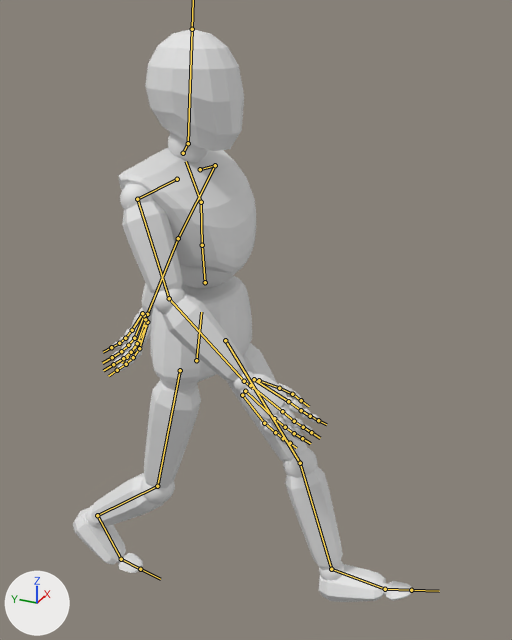
A saved change to the FBX model Assets/Virtual Agents Framework/Runtime/Animations/AgentStandard@walk.fbx.
Before and after are seen from a 50 mm camera at (-1.563, -2.461, 1.741) aimed at (0.031, -1.743, 0.944). Lighting does not change. The marker at lower left points along +X, +Y and +Z. Both versions are drawn at frame 37 of the action 'MeshDeformRig|AgentStandard@walk'; the numbers are the values there. The bones that bend it are drawn over the model as lines.

Objects in the first picture: 'Avatar'.
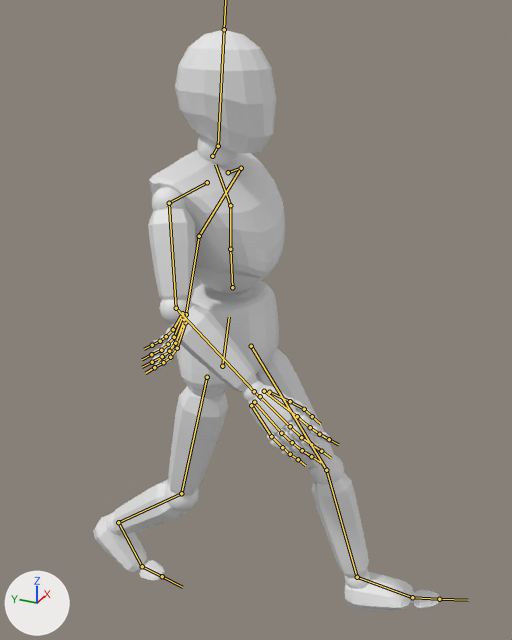
Pixel boxes [x1, y1, x2, y2] of what changed, in the pictures (512 x 640 px):
'Avatar', posed
    before: [73, 29, 412, 602]
    after: [93, 30, 440, 611]
bone 'Hips', root to tip
    before: (196, 360) to (201, 312)
    after: (222, 366) to (229, 317)
bone 'UpperArm.L', root to tip
    before: (215, 165) to (178, 238)
    after: (241, 168) to (199, 236)
bone 'LowerArm.L', root to tip
    before: (178, 238) to (147, 314)
    after: (199, 236) to (186, 314)
bone 'Hand.L', root to tip
    before: (147, 314) to (144, 321)
    after: (186, 314) to (183, 321)
bone 'UpperArm.R', root to tip
    before: (137, 199) to (169, 298)
    after: (169, 203) to (176, 308)
bone 'LowerArm.R', root to tip
    before: (169, 298) to (244, 381)
    after: (176, 308) to (254, 391)
bone 'Hand.R', root to tip
    before: (244, 381) to (252, 388)
    after: (254, 391) to (262, 400)

Diff of the bpy script that builds the scene:
```diff
--- a/Assets/Virtual Agents Framework/Runtime/Animations/AgentStandard@walk.fbx.py
+++ b/Assets/Virtual Agents Framework/Runtime/Animations/AgentStandard@walk.fbx.py
@@ bone_hips @@
 bone_hips = bpy.data.objects['MeshDeformRig'].pose.bones['Hips']
-bone_hips.location = (0.005, 0.139, 1.593)
+bone_hips.location = (0.005, 0.151, 1.675)
@@ bone_upperarm_l @@
 bone_upperarm_l = bpy.data.objects['MeshDeformRig'].pose.bones['UpperArm.L']  # child of 'Shoulder.L'
-bone_upperarm_l.rotation_quaternion = (0.666, -0.278, 0.032, -0.691)  # degrees (-26, -20, -87)
-bone_upperarm_l.scale = (1.01, 1.01, 1.01)
+bone_upperarm_l.rotation_quaternion = (0.683, -0.283, 0.079, -0.669)  # degrees (-31, -16, -84)
+bone_upperarm_l.scale = (0.99, 0.99, 0.99)
@@ bone_lowerarm_l @@
 bone_lowerarm_l = bpy.data.objects['MeshDeformRig'].pose.bones['LowerArm.L']  # child of 'UpperArm.L'
-bone_lowerarm_l.rotation_quaternion = (0.999, -0.048, 0.025, -0.002)  # degrees (-6, 3, 0)
+bone_lowerarm_l.rotation_quaternion = (0.996, 0.089, 0.024, -0.006)  # degrees (10, 3, 0)
@@ bone_hand_l @@
 bone_hand_l = bpy.data.objects['MeshDeformRig'].pose.bones['Hand.L']  # child of 'LowerArm.L'
-bone_hand_l.rotation_quaternion = (0.891, -0.013, 0.452, 0.032)  # degrees (1, 54, 4)
-bone_hand_l.scale = (0.99, 0.99, 0.99)
+bone_hand_l.rotation_quaternion = (0.855, -0.095, 0.51, -0.018)  # degrees (-21, 60, -15)
+bone_hand_l.scale = (1.01, 1.01, 1.01)
@@ bone_upperarm_r @@
 bone_upperarm_r = bpy.data.objects['MeshDeformRig'].pose.bones['UpperArm.R']  # child of 'Shoulder.R'
-bone_upperarm_r.rotation_quaternion = (0.764, 0.333, -0.073, 0.547)  # degrees (29, -28, 64)
+bone_upperarm_r.rotation_quaternion = (0.801, 0.218, -0.11, 0.546)  # degrees (15, -24, 65)
@@ bone_lowerarm_r @@
 bone_lowerarm_r = bpy.data.objects['MeshDeformRig'].pose.bones['LowerArm.R']  # child of 'UpperArm.R'
-bone_lowerarm_r.rotation_quaternion = (0.992, 0.127, -0.024, 0.007)  # degrees (15, -3, 0)
+bone_lowerarm_r.rotation_quaternion = (0.968, 0.25, -0.023, 0.01)  # degrees (29, -3, 0)
@@ bone_hand_r @@
 bone_hand_r = bpy.data.objects['MeshDeformRig'].pose.bones['Hand.R']  # child of 'LowerArm.R'
-bone_hand_r.rotation_quaternion = (0.991, 0.073, 0.063, -0.095)  # degrees (8, 8, -10)
+bone_hand_r.rotation_quaternion = (0.986, 0.032, 0.093, -0.135)  # degrees (2, 11, -15)
```
